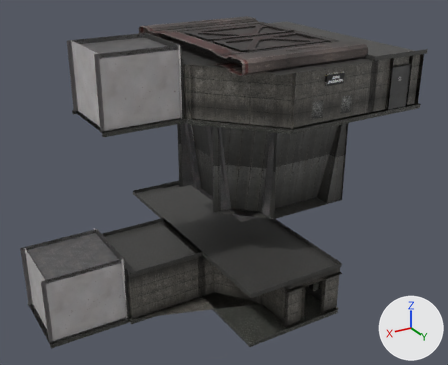
One commit to the Blender file Rooms/HeavyZone/hcz_warhead.blend: the scene before it, then after it.
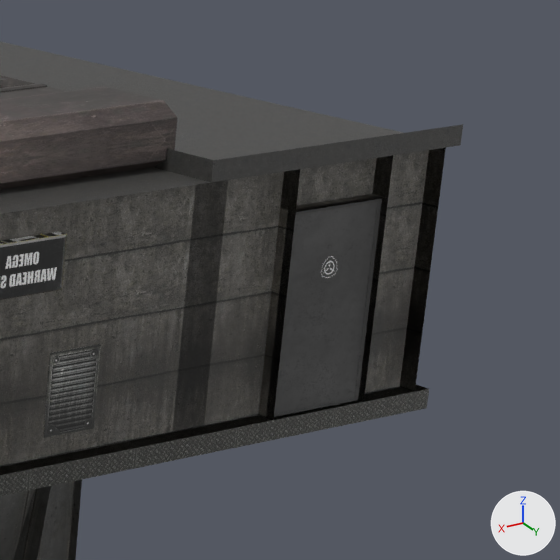
The first picture shows the older version from a camera (50 mm lens) standing at (16.9, 25.3, 9.9) and looking at (2.2, 0.9, -2.4). The close-ups show both versions on the part from 74% to 100% of the width and 6% to 38% of the height of that picture; other places that the commit changed are outside them. The lights are fixed; the arrows at lower right show +X, +Y and +Z.

Names of what the first close-up shows: 'concretefloor', 'concretewall', 'containment_doors', 'door01', 'metal3', 'metalpanels', 'miscsigns2', 'vent'.
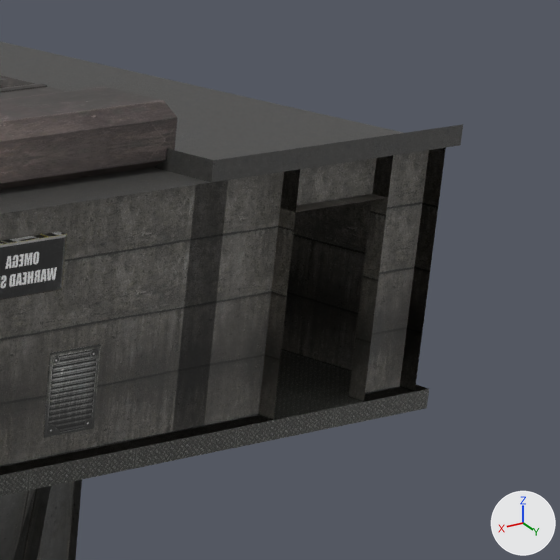
Where the newer file only moved an object's origin or applied its transform, the numbers keep the older frame.

The change, as a list of edits to the scene's bpy script:
```text
Remove ob_door01:
    ob_door01 = bpy.data.objects.new('door01', me_door01_15)
    ob_door01.location = (0.0, 0.0, 0.0)
```

Pixel boxes [x1, y1, x2, y2] of what changed, in the close-ups (560 x 560 px):
'door01', deleted (black)
    before: [266, 196, 388, 420]
